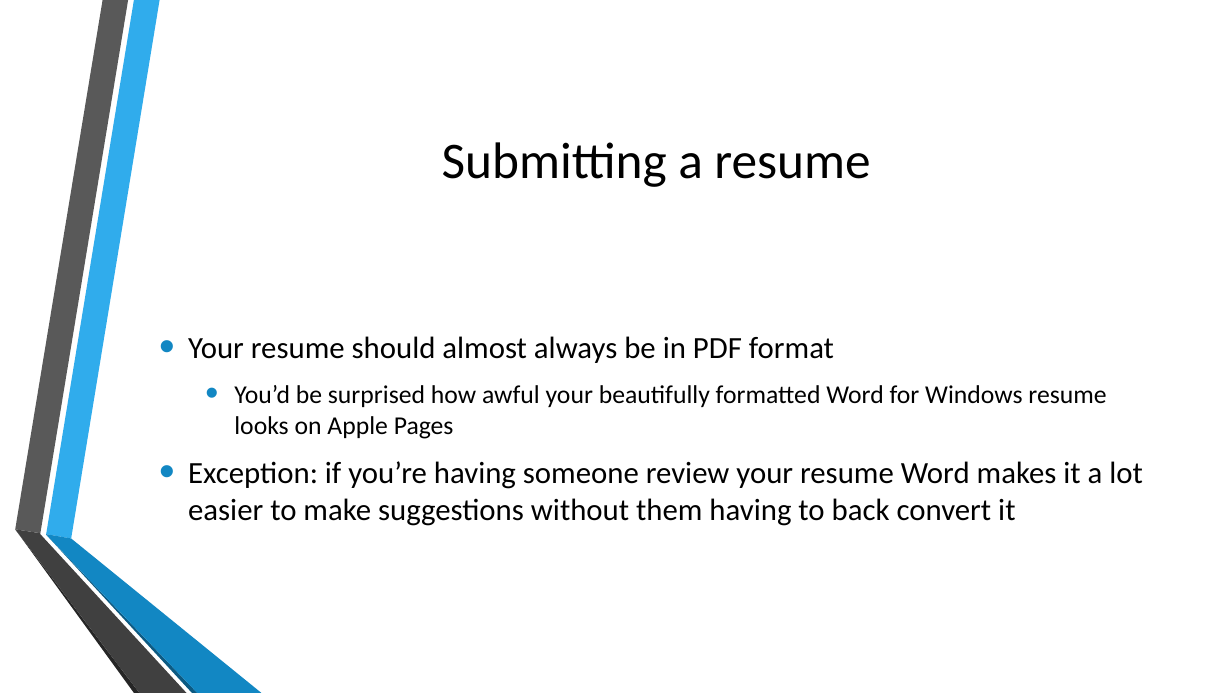
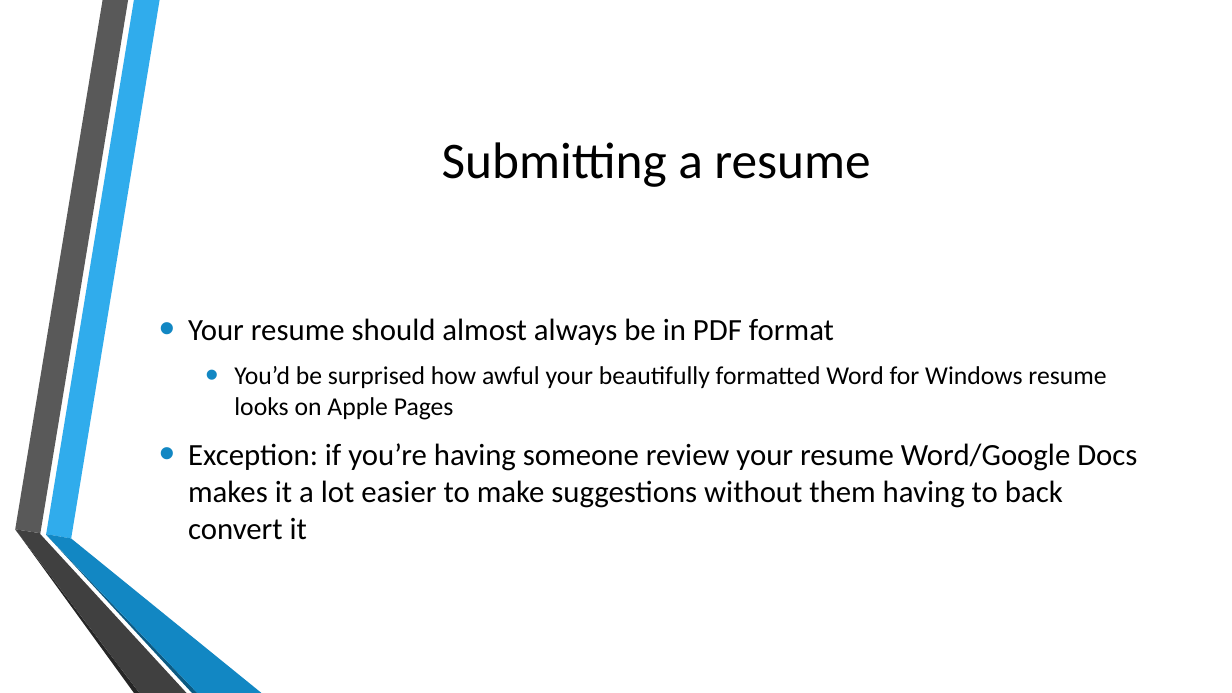
Before and after one commit to prakitmohal/presentations, a slide deck: slide 19 of Resumes 101.pptx. Drawn at 1232x693 pixels with LibreOffice and Linux fonts; fonts in the diff are those of the drawing; background and template pictures are left out. Boxes give left, top, right and bottom in pixels: in the first picture for what was removed or moved away, otherwise in the second. Text is boxed around its words. In the diff, an @@ line names an element or a change of style, - is before the commit and + after.

```diff
--- a/Resumes 101.pptx
+++ b/Resumes 101.pptx
@@ text at (188,443,1137,540): text changed @@
-• Exception: if you’re having someone review your resume Word makes it a lot easier to make suggestions without them having to back convert it
+• Exception: if you’re having someone review your resume Word/Google Docs makes it a lot easier to make suggestions without them having to back convert it
```
Also in this commit, not shown: 15 other slides changed, 1 slide added, 1 other file.
